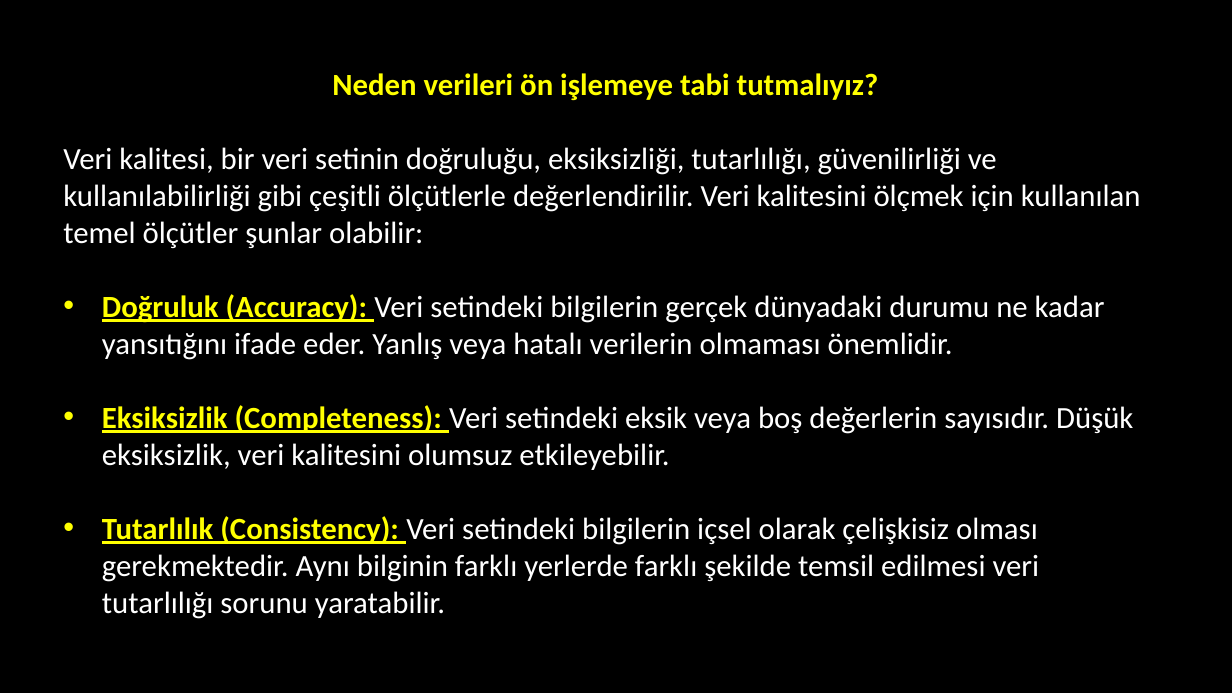
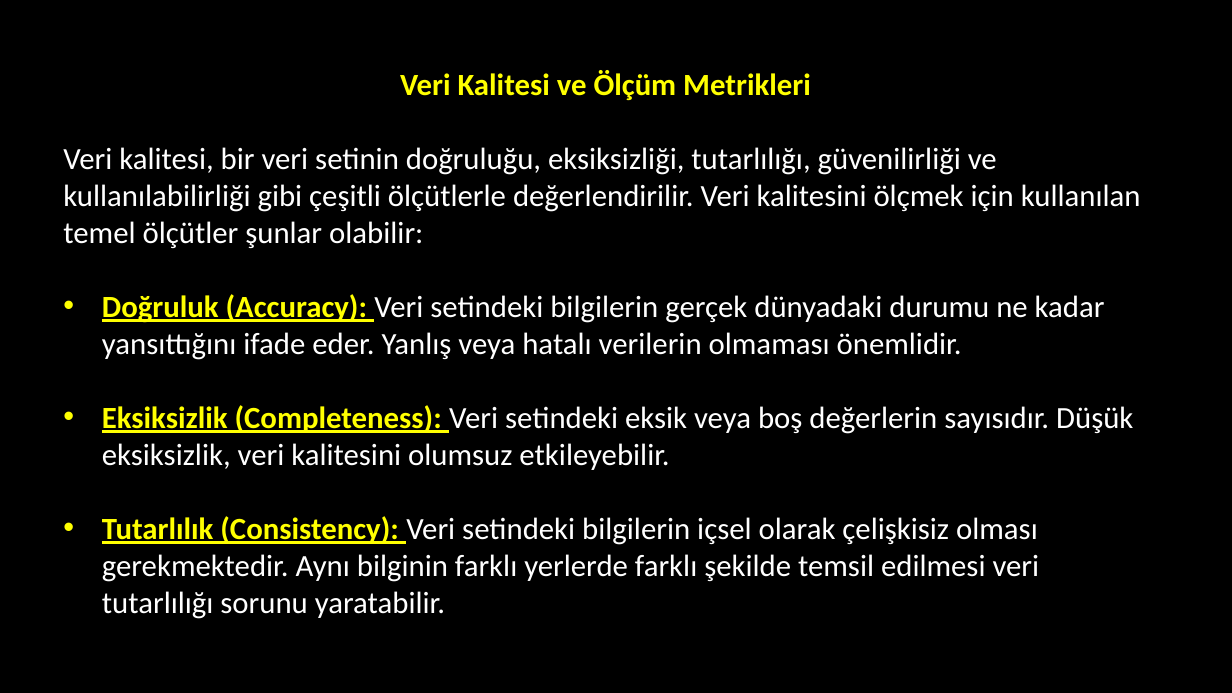
Before and after one commit to akaraci/Makine-Ogrenmesi, a slide deck: slide 41 of Sunular/MÖT-Hafta-2.pptx (slide 33 before the commit). Drawn at 1232x693 pixels with LibreOffice and Linux fonts; fonts in the diff are those of the drawing. Boxes give left, top, right and bottom in pixels: in the first picture for what was removed or moved away, otherwise in the second. Text is boxed around its words. In the diff, an @@ line names an element or a change of style, - is before the commit and + after.

```diff
--- a/Sunular/MÖT-Hafta-2.pptx
+++ b/Sunular/MÖT-Hafta-2.pptx
@@ text at [400,70,811,100]: text changed @@
-Neden verileri ön işlemeye tabi tutmalıyız?
+Veri Kalitesi ve Ölçüm Metrikleri
@@ text at [102,294,1105,360]: text changed @@
-• Doğruluk (Accuracy): Veri setindeki bilgilerin gerçek dünyadaki durumu ne kadar yansıtığını ifade eder. Yanlış veya hatalı verilerin olmaması önemlidir.
+• Doğruluk (Accuracy): Veri setindeki bilgilerin gerçek dünyadaki durumu ne kadar yansıttığını ifade eder. Yanlış veya hatalı verilerin olmaması önemlidir.
```
Also in this commit, not shown: 9 other slides changed, 9 slides added, 1 slide removed.
